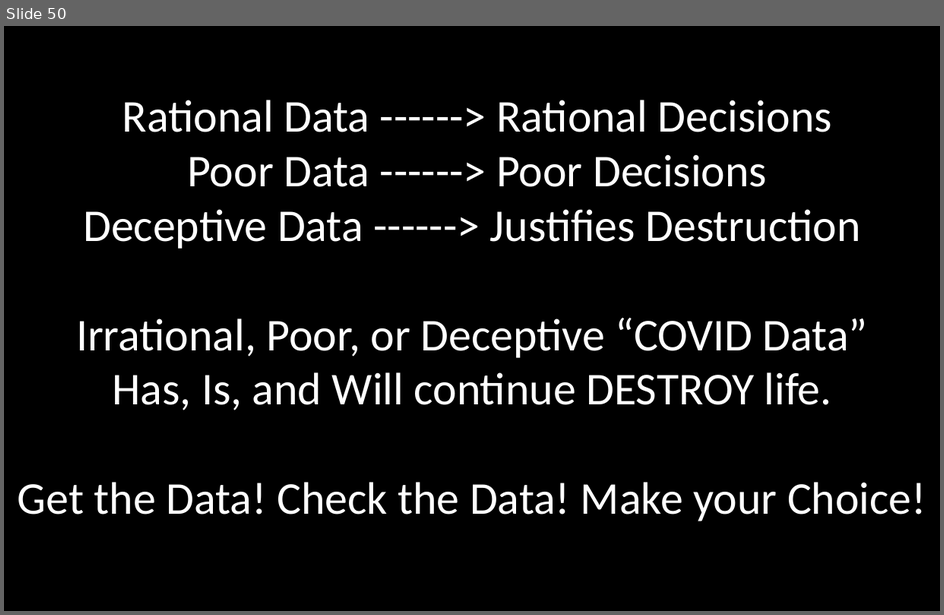
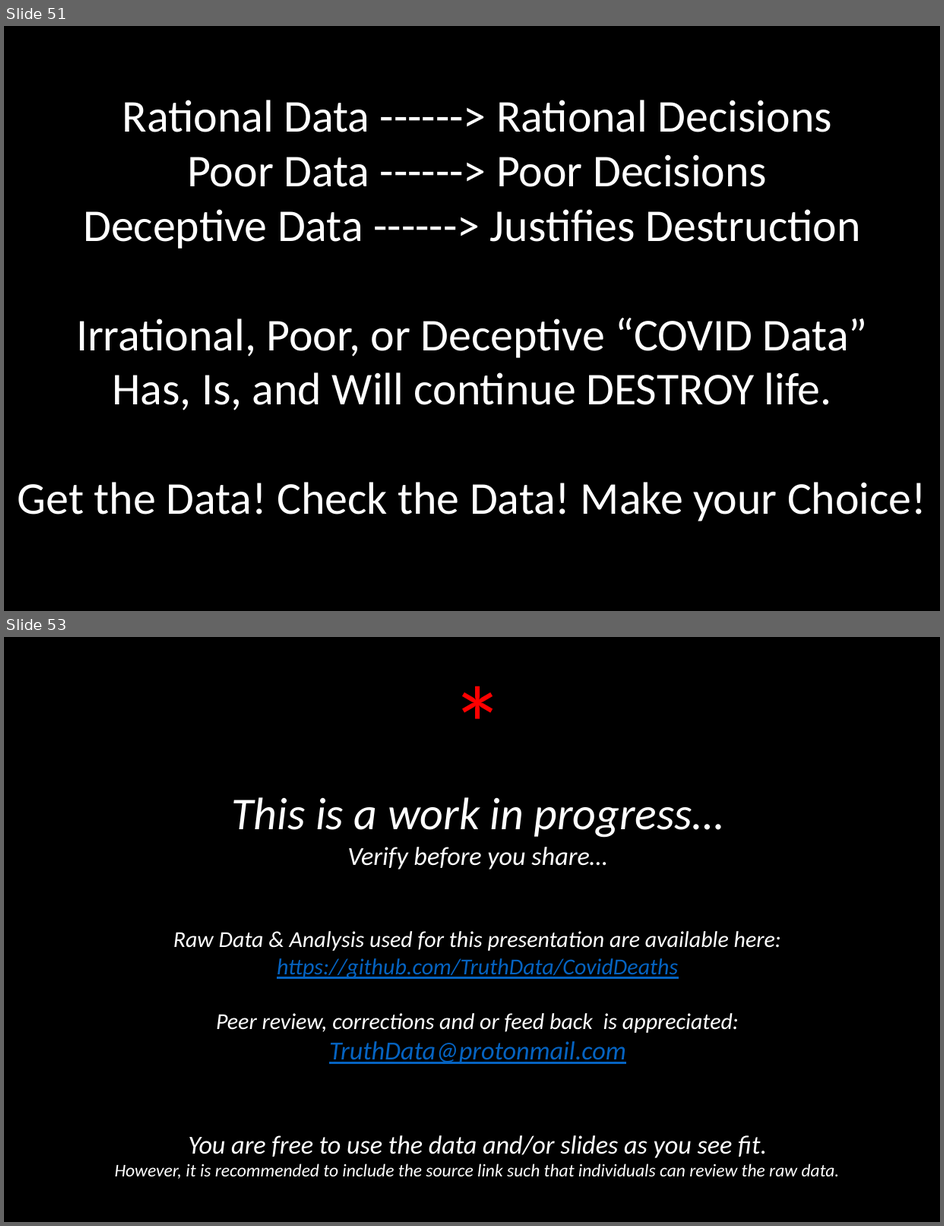
Before and after one commit to TruthData/CovidDeaths, a slide deck: Rational_Covid_Data.pptx. Shown one above the other, each under a label of ours: slide 50 before the commit, slides 51 and 53 after it; the slides between them are not shown. The pictures are 944x615 and 944x1226 pixels, drawn with LibreOffice and Linux fonts; fonts in the diff are those of the drawing. Boxes give left, top, right and bottom in pixels: in the first picture for what was removed or moved away, otherwise in the second. Text is boxed around its words. In the diff, an @@ line names an element or a change of style, - is before the commit and + after.

Commit message:
Updated disclaimer with links to github project site

```diff
--- a/Rational_Covid_Data.pptx
+++ b/Rational_Covid_Data.pptx
@@ slide 53 added at [4,637,940,1222], background #000000 @@
@@ text added at [115,797,840,1179], 14 pt, text #FFFFFF, italic @@
+*
+This is a work in progress…
+Verify before you share…
+Raw Data & Analysis used for this presentation are available here: https://github.com/TruthData/CovidDeaths
+Peer review, corrections and or feed back is appreciated:
+TruthData@protonmail.com
+You are free to use the data and/or slides as you see fit.
+However, it is recommended to include the source link such that individuals can review the raw data.
@@ what was slide 50 is now slide 51 @@
```
Also in this commit, not shown: 3 slides changed, 1 other slide added, 2 other files.
